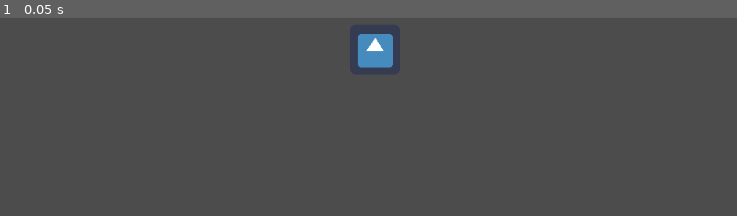
Above: before the commit, frame 1.
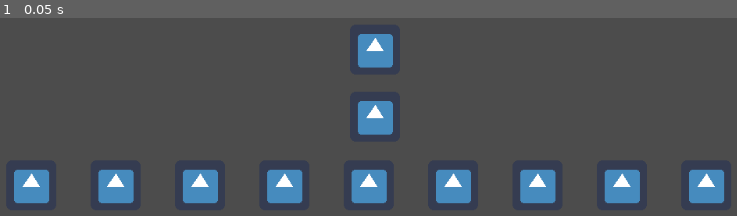
Above: after the commit, the same moment.

Repository: jmpoholarz/Memoji
Game: Godot game, scene res://titleScreen.tscn
The game is run twice, just before and just after one commit, with the same random seed, the same clock (stepped at 60 frames per second) and the same inputs. The project has no main scene, so this scene is started directly. The engine's default icon, where the game draws it, is replaced by a stand-in: a white triangle on a blue panel in a dark square.
Inputs:
- Up to frame 1 (0.05 s): no input

The runs differ from the first frame. In frame 1, 8.4% of the frame differs, in the area x 1-99%, y 41-94%.

Commit message:
Player icons and start button textures

Diff:
--- a/MemojiHost/titleScreen.tscn
+++ b/MemojiHost/titleScreen.tscn
@@ -40,7 +40,23 @@
 size_flags_vertical = 1
 alignment = 0
 
-[node name="TitleContainer" type="MarginContainer" parent="VBoxContainer" index="0"]
+[node name="VBoxContainer" type="VBoxContainer" parent="VBoxContainer" index="0"]
+
+anchor_left = 0.0
+anchor_top = 0.0
+anchor_right = 0.0
+anchor_bottom = 0.0
+margin_right = 984.0
+margin_bottom = 100.0
+rect_pivot_offset = Vector2( 0, 0 )
+rect_clip_content = false
+mouse_filter = 1
+mouse_default_cursor_shape = 0
+size_flags_horizontal = 1
+size_flags_vertical = 1
+alignment = 0
+
+[node name="TitleContainer" type="MarginContainer" parent="VBoxContainer/VBoxContainer" index="0"]
 
 anchor_left = 0.0
 anchor_top = 0.0
@@ -59,9 +75,8 @@
 custom_constants/margin_top = 20
 custom_constants/margin_left = 20
 custom_constants/margin_bottom = 20
-_sections_unfolded = [ "Rect" ]
-
-[node name="TitleTexture" type="TextureRect" parent="VBoxContainer/TitleContainer" index="0"]
+
+[node name="TitleTexture" type="TextureRect" parent="VBoxContainer/VBoxContainer/TitleContainer" index="0"]
 
 anchor_left = 0.0
 anchor_top = 0.0
@@ -81,4 +96,445 @@
 texture = ExtResource( 1 )
 expand = true
 stretch_mode = 4
-_sections_unfolded = [ "Rect" ]
+
+[node name="VBoxContainer2" type="VBoxContainer" parent="VBoxContainer" index="1"]
+
+anchor_left = 0.0
+anchor_top = 0.0
+anchor_right = 0.0
+anchor_bottom = 0.0
+margin_top = 104.0
+margin_right = 984.0
+margin_bottom = 276.0
+rect_pivot_offset = Vector2( 0, 0 )
+rect_clip_content = false
+mouse_filter = 1
+mouse_default_cursor_shape = 0
+size_flags_horizontal = 1
+size_flags_vertical = 1
+alignment = 0
+
+[node name="VBoxContainer" type="VBoxContainer" parent="VBoxContainer/VBoxContainer2" index="0"]
+
+anchor_left = 0.0
+anchor_top = 0.0
+anchor_right = 0.0
+anchor_bottom = 0.0
+margin_right = 984.0
+margin_bottom = 64.0
+rect_pivot_offset = Vector2( 0, 0 )
+rect_clip_content = false
+mouse_filter = 1
+mouse_default_cursor_shape = 0
+size_flags_horizontal = 1
+size_flags_vertical = 1
+alignment = 0
+
+[node name="PlayersTitleText" type="TextureRect" parent="VBoxContainer/VBoxContainer2/VBoxContainer" index="0"]
+
+anchor_left = 0.0
+anchor_top = 0.0
+anchor_right = 0.0
+anchor_bottom = 0.0
+margin_right = 984.0
+margin_bottom = 64.0
+rect_pivot_offset = Vector2( 0, 0 )
+rect_clip_content = false
+mouse_filter = 1
+mouse_default_cursor_shape = 0
+size_flags_horizontal = 1
+size_flags_vertical = 1
+texture = ExtResource( 1 )
+stretch_mode = 4
+
+[node name="VBoxContainer2" type="VBoxContainer" parent="VBoxContainer/VBoxContainer2" index="1"]
+
+anchor_left = 0.0
+anchor_top = 0.0
+anchor_right = 0.0
+anchor_bottom = 0.0
+margin_top = 68.0
+margin_right = 984.0
+margin_bottom = 172.0
+rect_pivot_offset = Vector2( 0, 0 )
+rect_clip_content = false
+mouse_filter = 1
+mouse_default_cursor_shape = 0
+size_flags_horizontal = 1
+size_flags_vertical = 1
+alignment = 0
+
+[node name="Players" type="HBoxContainer" parent="VBoxContainer/VBoxContainer2/VBoxContainer2" index="0"]
+
+anchor_left = 0.0
+anchor_top = 0.0
+anchor_right = 0.0
+anchor_bottom = 0.0
+margin_right = 984.0
+margin_bottom = 104.0
+rect_pivot_offset = Vector2( 0, 0 )
+rect_clip_content = false
+mouse_filter = 1
+mouse_default_cursor_shape = 0
+size_flags_horizontal = 1
+size_flags_vertical = 1
+alignment = 0
+
+[node name="MarginContainer" type="MarginContainer" parent="VBoxContainer/VBoxContainer2/VBoxContainer2/Players" index="0"]
+
+anchor_left = 0.0
+anchor_top = 0.0
+anchor_right = 0.0
+anchor_bottom = 0.0
+margin_right = 104.0
+margin_bottom = 104.0
+rect_pivot_offset = Vector2( 0, 0 )
+rect_clip_content = false
+mouse_filter = 0
+mouse_default_cursor_shape = 0
+size_flags_horizontal = 1
+size_flags_vertical = 1
+custom_constants/margin_right = 20
+custom_constants/margin_top = 20
+custom_constants/margin_left = 20
+custom_constants/margin_bottom = 20
+_sections_unfolded = [ "custom_constants" ]
+
+[node name="PlayerOne" type="TextureRect" parent="VBoxContainer/VBoxContainer2/VBoxContainer2/Players/MarginContainer" index="0"]
+
+anchor_left = 0.0
+anchor_top = 0.0
+anchor_right = 0.0
+anchor_bottom = 0.0
+margin_left = 20.0
+margin_top = 20.0
+margin_right = 84.0
+margin_bottom = 84.0
+rect_pivot_offset = Vector2( 0, 0 )
+rect_clip_content = false
+mouse_filter = 1
+mouse_default_cursor_shape = 0
+size_flags_horizontal = 1
+size_flags_vertical = 1
+texture = ExtResource( 1 )
+stretch_mode = 0
+
+[node name="MarginContainer4" type="MarginContainer" parent="VBoxContainer/VBoxContainer2/VBoxContainer2/Players" index="1"]
+
+anchor_left = 0.0
+anchor_top = 0.0
+anchor_right = 0.0
+anchor_bottom = 0.0
+margin_left = 108.0
+margin_right = 212.0
+margin_bottom = 104.0
+rect_pivot_offset = Vector2( 0, 0 )
+rect_clip_content = false
+mouse_filter = 0
+mouse_default_cursor_shape = 0
+size_flags_horizontal = 1
+size_flags_vertical = 1
+custom_constants/margin_right = 20
+custom_constants/margin_top = 20
+custom_constants/margin_left = 20
+custom_constants/margin_bottom = 20
+_sections_unfolded = [ "custom_constants" ]
+
+[node name="PlayerTwo" type="TextureRect" parent="VBoxContainer/VBoxContainer2/VBoxContainer2/Players/MarginContainer4" index="0"]
+
+anchor_left = 0.0
+anchor_top = 0.0
+anchor_right = 0.0
+anchor_bottom = 0.0
+margin_left = 20.0
+margin_top = 20.0
+margin_right = 84.0
+margin_bottom = 84.0
+rect_pivot_offset = Vector2( 0, 0 )
+rect_clip_content = false
+mouse_filter = 1
+mouse_default_cursor_shape = 0
+size_flags_horizontal = 1
+size_flags_vertical = 1
+texture = ExtResource( 1 )
+stretch_mode = 0
+
+[node name="MarginContainer5" type="MarginContainer" parent="VBoxContainer/VBoxContainer2/VBoxContainer2/Players" index="2"]
+
+anchor_left = 0.0
+anchor_top = 0.0
+anchor_right = 0.0
+anchor_bottom = 0.0
+margin_left = 216.0
+margin_right = 320.0
+margin_bottom = 104.0
+rect_pivot_offset = Vector2( 0, 0 )
+rect_clip_content = false
+mouse_filter = 0
+mouse_default_cursor_shape = 0
+size_flags_horizontal = 1
+size_flags_vertical = 1
+custom_constants/margin_right = 20
+custom_constants/margin_top = 20
+custom_constants/margin_left = 20
+custom_constants/margin_bottom = 20
+_sections_unfolded = [ "custom_constants" ]
+
+[node name="PlayerThree" type="TextureRect" parent="VBoxContainer/VBoxContainer2/VBoxContainer2/Players/MarginContainer5" index="0"]
+
+anchor_left = 0.0
+anchor_top = 0.0
+anchor_right = 0.0
+anchor_bottom = 0.0
+margin_left = 20.0
+margin_top = 20.0
+margin_right = 84.0
+margin_bottom = 84.0
+rect_pivot_offset = Vector2( 0, 0 )
+rect_clip_content = false
+mouse_filter = 1
+mouse_default_cursor_shape = 0
+size_flags_horizontal = 1
+size_flags_vertical = 1
+texture = ExtResource( 1 )
+stretch_mode = 0
+
+[node name="MarginContainer6" type="MarginContainer" parent="VBoxContainer/VBoxContainer2/VBoxContainer2/Players" index="3"]
+
+anchor_left = 0.0
+anchor_top = 0.0
+anchor_right = 0.0
+anchor_bottom = 0.0
+margin_left = 324.0
+margin_right = 428.0
+margin_bottom = 104.0
+rect_pivot_offset = Vector2( 0, 0 )
+rect_clip_content = false
+mouse_filter = 0
+mouse_default_cursor_shape = 0
+size_flags_horizontal = 1
+size_flags_vertical = 1
+custom_constants/margin_right = 20
+custom_constants/margin_top = 20
+custom_constants/margin_left = 20
+custom_constants/margin_bottom = 20
+_sections_unfolded = [ "custom_constants" ]
+
+[node name="PlayerFour" type="TextureRect" parent="VBoxContainer/VBoxContainer2/VBoxContainer2/Players/MarginContainer6" index="0"]
+
+anchor_left = 0.0
+anchor_top = 0.0
+anchor_right = 0.0
+anchor_bottom = 0.0
+margin_left = 20.0
+margin_top = 20.0
+margin_right = 84.0
+margin_bottom = 84.0
+rect_pivot_offset = Vector2( 0, 0 )
+rect_clip_content = false
+mouse_filter = 1
+mouse_default_cursor_shape = 0
+size_flags_horizontal = 1
+size_flags_vertical = 1
+texture = ExtResource( 1 )
+stretch_mode = 0
+
+[node name="MarginContainer7" type="MarginContainer" parent="VBoxContainer/VBoxContainer2/VBoxContainer2/Players" index="4"]
+
+anchor_left = 0.0
+anchor_top = 0.0
+anchor_right = 0.0
+anchor_bottom = 0.0
+margin_left = 432.0
+margin_right = 536.0
+margin_bottom = 104.0
+rect_pivot_offset = Vector2( 0, 0 )
+rect_clip_content = false
+mouse_filter = 0
+mouse_default_cursor_shape = 0
+size_flags_horizontal = 1
+size_flags_vertical = 1
+custom_constants/margin_right = 20
+custom_constants/margin_top = 20
+custom_constants/margin_left = 20
+custom_constants/margin_bottom = 20
+_sections_unfolded = [ "custom_constants" ]
+
+[node name="PlayerFive" type="TextureRect" parent="VBoxContainer/VBoxContainer2/VBoxContainer2/Players/MarginContainer7" index="0"]
+
+anchor_left = 0.0
+anchor_top = 0.0
+anchor_right = 0.0
+anchor_bottom = 0.0
+margin_left = 20.0
+margin_top = 20.0
+margin_right = 84.0
+margin_bottom = 84.0
+rect_pivot_offset = Vector2( 0, 0 )
+rect_clip_content = false
+mouse_filter = 1
+mouse_default_cursor_shape = 0
+size_flags_horizontal = 1
+size_flags_vertical = 1
+texture = ExtResource( 1 )
+stretch_mode = 0
+
+[node name="MarginContainer8" type="MarginContainer" parent="VBoxContainer/VBoxContainer2/VBoxContainer2/Players" index="5"]
+
+anchor_left = 0.0
+anchor_top = 0.0
+anchor_right = 0.0
+anchor_bottom = 0.0
+margin_left = 540.0
+margin_right = 644.0
+margin_bottom = 104.0
+rect_pivot_offset = Vector2( 0, 0 )
+rect_clip_content = false
+mouse_filter = 0
+mouse_default_cursor_shape = 0
+size_flags_horizontal = 1
+size_flags_vertical = 1
+custom_constants/margin_right = 20
+custom_constants/margin_top = 20
+custom_constants/margin_left = 20
+custom_constants/margin_bottom = 20
+_sections_unfolded = [ "custom_constants" ]
+
+[node name="PlayerSix" type="TextureRect" parent="VBoxContainer/VBoxContainer2/VBoxContainer2/Players/MarginContainer8" index="0"]
+
+anchor_left = 0.0
+anchor_top = 0.0
+anchor_right = 0.0
+anchor_bottom = 0.0
+margin_left = 20.0
+margin_top = 20.0
+margin_right = 84.0
+margin_bottom = 84.0
+rect_pivot_offset = Vector2( 0, 0 )
+rect_clip_content = false
+mouse_filter = 1
+mouse_default_cursor_shape = 0
+size_flags_horizontal = 1
+size_flags_vertical = 1
+texture = ExtResource( 1 )
+stretch_mode = 0
+
+[node name="MarginContainer2" type="MarginContainer" parent="VBoxContainer/VBoxContainer2/VBoxContainer2/Players" index="6"]
+
+anchor_left = 0.0
+anchor_top = 0.0
+anchor_right = 0.0
+anchor_bottom = 0.0
+margin_left = 648.0
+margin_right = 752.0
+margin_bottom = 104.0
+rect_pivot_offset = Vector2( 0, 0 )
+rect_clip_content = false
+mouse_filter = 0
+mouse_default_cursor_shape = 0
+size_flags_horizontal = 1
+size_flags_vertical = 1
+custom_constants/margin_right = 20
+custom_constants/margin_top = 20
+custom_constants/margin_left = 20
+custom_constants/margin_bottom = 20
+_sections_unfolded = [ "custom_constants" ]
+
+[node name="PlayerSeven" type="TextureRect" parent="VBoxContainer/VBoxContainer2/VBoxContainer2/Players/MarginContainer2" index="0"]
+
+anchor_left = 0.0
+anchor_top = 0.0
+anchor_right = 0.0
+anchor_bottom = 0.0
+margin_left = 20.0
+margin_top = 20.0
+margin_right = 84.0
+margin_bottom = 84.0
+rect_pivot_offset = Vector2( 0, 0 )
+rect_clip_content = false
+mouse_filter = 1
+mouse_default_cursor_shape = 0
+size_flags_horizontal = 1
+size_flags_vertical = 1
+texture = ExtResource( 1 )
+stretch_mode = 0
+
+[node name="MarginContainer3" type="MarginContainer" parent="VBoxContainer/VBoxContainer2/VBoxContainer2/Players" index="7"]
+
+anchor_left = 0.0
+anchor_top = 0.0
+anchor_right = 0.0
+anchor_bottom = 0.0
+margin_left = 756.0
+margin_right = 860.0
+margin_bottom = 104.0
+rect_pivot_offset = Vector2( 0, 0 )
+rect_clip_content = false
+mouse_filter = 0
+mouse_default_cursor_shape = 0
+size_flags_horizontal = 1
+size_flags_vertical = 1
+custom_constants/margin_right = 20
+custom_constants/margin_top = 20
+custom_constants/margin_left = 20
+custom_constants/margin_bottom = 20
+_sections_unfolded = [ "custom_constants" ]
+
+[node name="PlayerEight" type="TextureRect" parent="VBoxContainer/VBoxContainer2/VBoxContainer2/Players/MarginContainer3" index="0"]
+
+anchor_left = 0.0
+anchor_top = 0.0
+anchor_right = 0.0
+anchor_bottom = 0.0
+margin_left = 20.0
+margin_top = 20.0
+margin_right = 84.0
+margin_bottom = 84.0
+rect_pivot_offset = Vector2( 0, 0 )
+rect_clip_content = false
+mouse_filter = 1
+mouse_default_cursor_shape = 0
+size_flags_horizontal = 1
+size_flags_vertical = 1
+texture = ExtResource( 1 )
+stretch_mode = 0
+
+[node name="MarginContainer9" type="MarginContainer" parent="VBoxContainer/VBoxContainer2/VBoxContainer2/Players" index="8"]
+
+anchor_left = 0.0
+anchor_top = 0.0
+anchor_right = 0.0
+anchor_bottom = 0.0
+margin_left = 864.0
+margin_right = 968.0
+margin_bottom = 104.0
+rect_pivot_offset = Vector2( 0, 0 )
+rect_clip_content = false
+mouse_filter = 0
+mouse_default_cursor_shape = 0
+size_flags_horizontal = 1
+size_flags_vertical = 1
+custom_constants/margin_right = 20
+custom_constants/margin_top = 20
+custom_constants/margin_left = 20
+custom_constants/margin_bottom = 20
+_sections_unfolded = [ "custom_constants" ]
+
+[node name="StartButton" type="TextureRect" parent="VBoxContainer/VBoxContainer2/VBoxContainer2/Players/MarginContainer9" index="0"]
+
+anchor_left = 0.0
+anchor_top = 0.0
+anchor_right = 0.0
+anchor_bottom = 0.0
+margin_left = 20.0
+margin_top = 20.0
+margin_right = 84.0
+margin_bottom = 84.0
+rect_pivot_offset = Vector2( 0, 0 )
+rect_clip_content = false
+mouse_filter = 1
+mouse_default_cursor_shape = 0
+size_flags_horizontal = 1
+size_flags_vertical = 1
+texture = ExtResource( 1 )
+stretch_mode = 0
